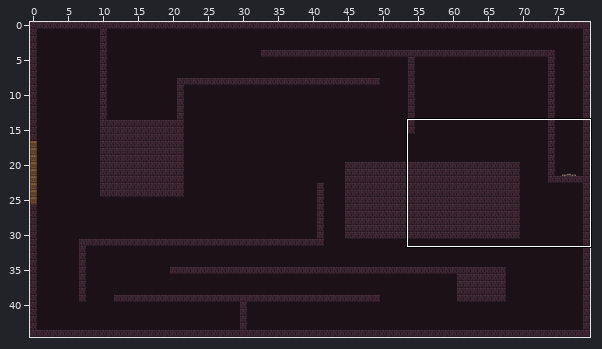
An edit to a level. Tiled map, src/main/resources/assets/levels/FinalLeft.tmx. Above, an overview of the earlier version with the close-up marked.
Close-up. Before the edit:
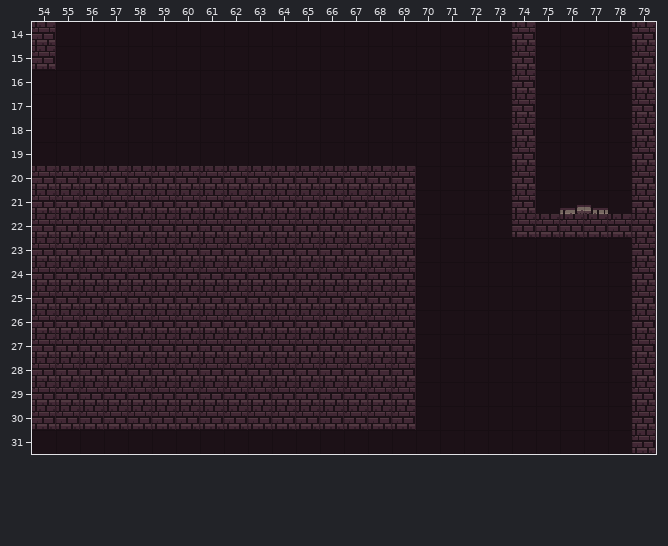
Cells are 16x16 px. Shown: x 54..79, y 14..31. The commit also changed other parts of the map, which this record leaves out.
Once edited:
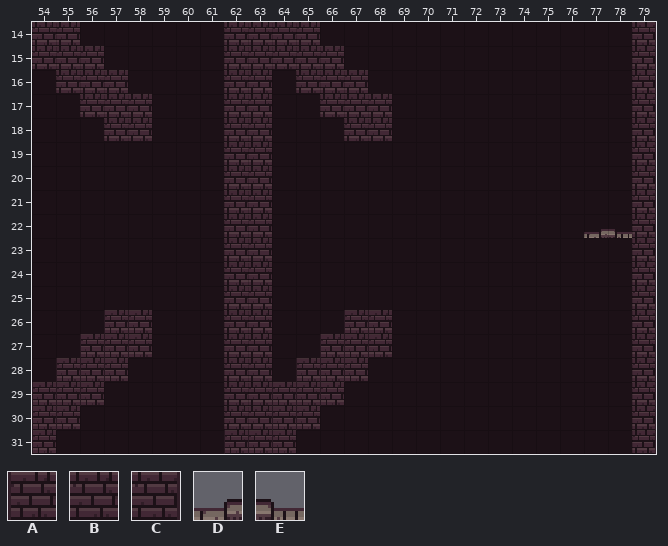
Key: from "0x72_16x16DungeonTileset.v3": A 16, B 17, C 18, D 74, E 75.
_ is an empty cell.
From old to new:
Layer "Tile Layer 2":
The edit turns tile C into tile A in row 26 at x 57 to 58 and 67 to 68; in row 27 at x 56 to 58 and 66 to 68; in row 28 at x 55 to 57 and 65 to 67; in row 29 at x 54 to 56 and 64 to 66; in row 30 at x 54 to 55 and 64 to 65.
There is now tile A in row 31 at x 54 and 62 to 64.
The edit turns tile C into tile B in rows 14 to 15 at x 54; in rows 20 to 30 at x 62 to 63.
There is now tile B in row 14 at x 55 and 62 to 65; in row 15 at x 55 to 56 and 62 to 66; in row 16 at x 55 to 57, 62 to 63 and 65 to 67; in row 17 at x 56 to 58, 62 to 63 and 66 to 68; in row 18 at x 57 to 58, 62 to 63 and 67 to 68; in row 19 at x 62 to 63.
The edit turns tile C into tile D in row 22 at x 77.
The edit turns tile C into tile E in row 22 at x 78.
The edit erases tile C in rows 14 to 19 at x 74; in rows 20 to 21 at x 54 to 61, 64 to 69 and 74; in row 22 at x 54 to 61, 64 to 69 and 74 to 76; in rows 23 to 25 at x 54 to 61 and 64 to 69; in row 26 at x 54 to 56, 59 to 61, 64 to 66 and 69; in row 27 at x 54 to 55, 59 to 61, 64 to 65 and 69.
The edit erases tile C in row 28 at x 54, 58 to 61, 64 and 68 to 69; in row 29 at x 57 to 61 and 67 to 69; in row 30 at x 56 to 61 and 66 to 69.
The edit erases tile D in row 21 at x 76.
The edit erases tile E in row 21 at x 77.
Boxes around the changes in both close-ups, in picture pixels (x1, y1, x2, y2):
changed: (32, 22, 416, 454)
changed: (512, 22, 632, 238)
